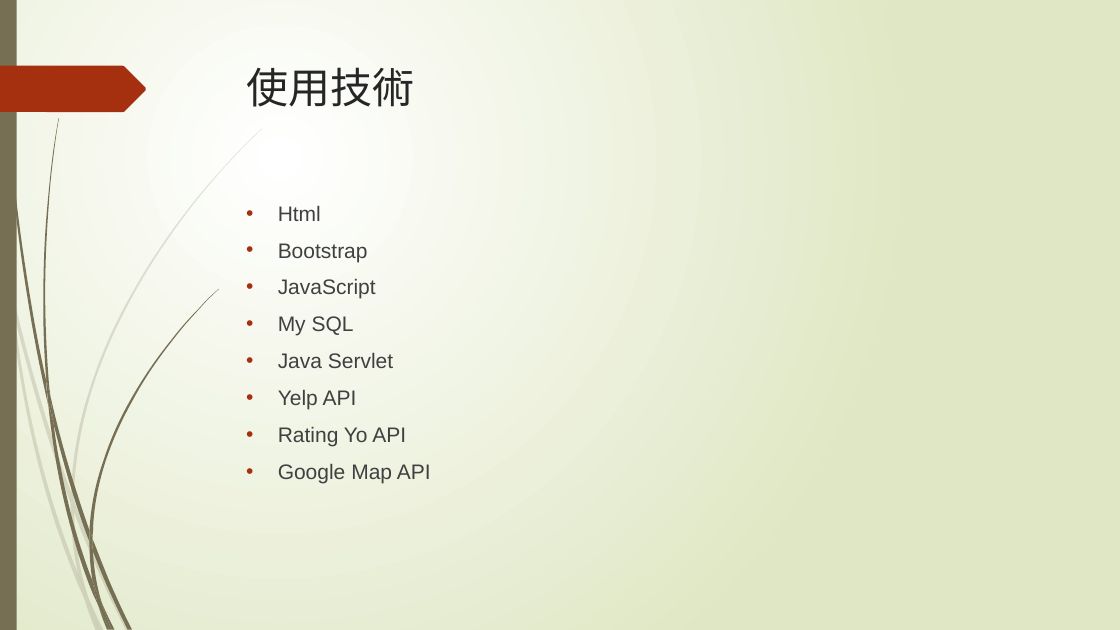
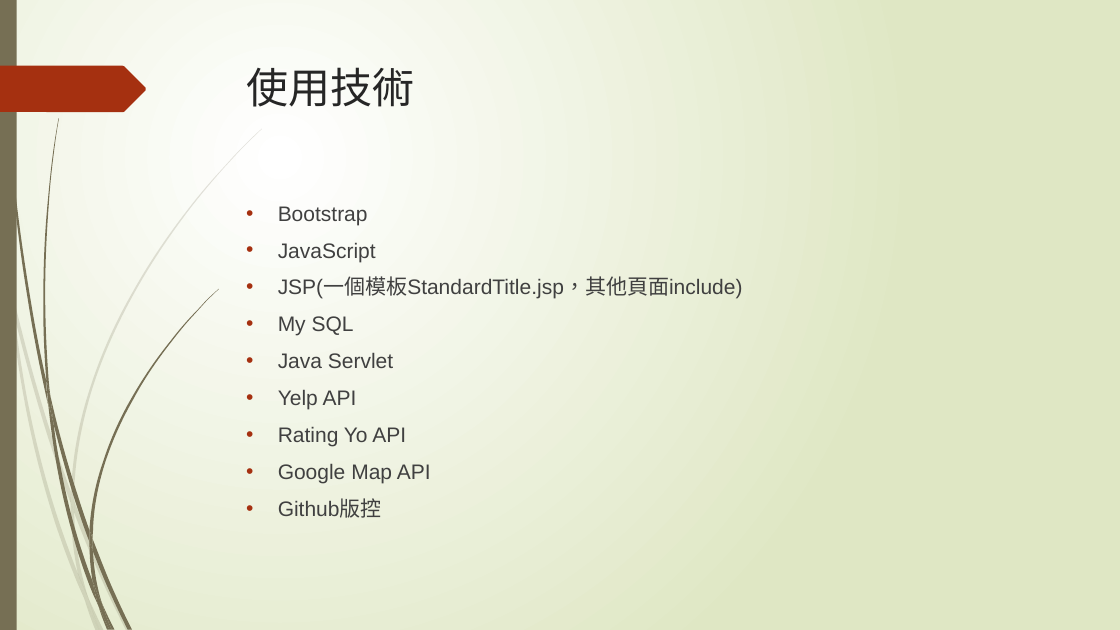
Before and after one commit to penut85420/WBSE_Project, a slide deck: slide 9 of 其他/YelpBlaBla.pptx. Drawn at 1120x630 pixels with LibreOffice and Linux fonts; fonts in the diff are those of the drawing. Boxes give left, top, right and bottom in pixels: in the first picture for what was removed or moved away, otherwise in the second. Text is boxed around its words. In the diff, an @@ line names an element or a change of style, - is before the commit and + after.

```diff
--- a/其他/YelpBlaBla.pptx
+++ b/其他/YelpBlaBla.pptx
@@ text at (x1=278, y1=205, x2=321, y2=221): paragraph removed @@
-• Html
@@ text at (x1=278, y1=278, x2=743, y2=299): paragraph added @@
+• JSP(一個模板StandardTitle.jsp，其他頁面include)
@@ text at (x1=278, y1=499, x2=382, y2=518): paragraph added @@
+• Github版控
```
Also in this commit, not shown: 8 other slides changed, 5 slides added.
